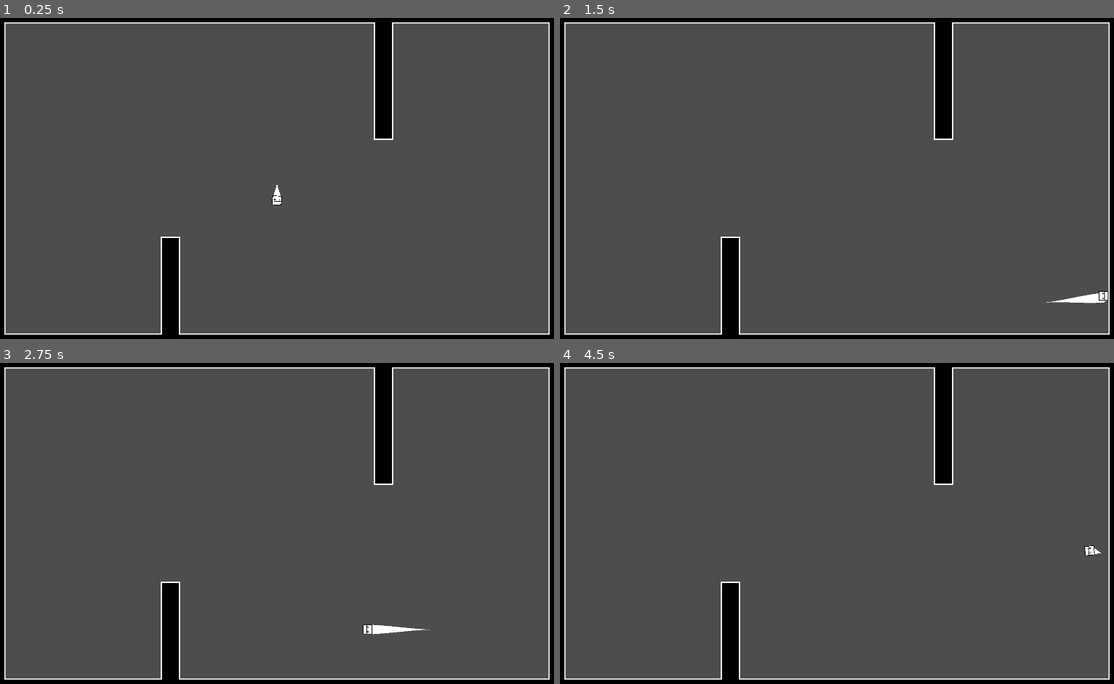
Above: before the commit, frames 1-4 (two rows, left to right).
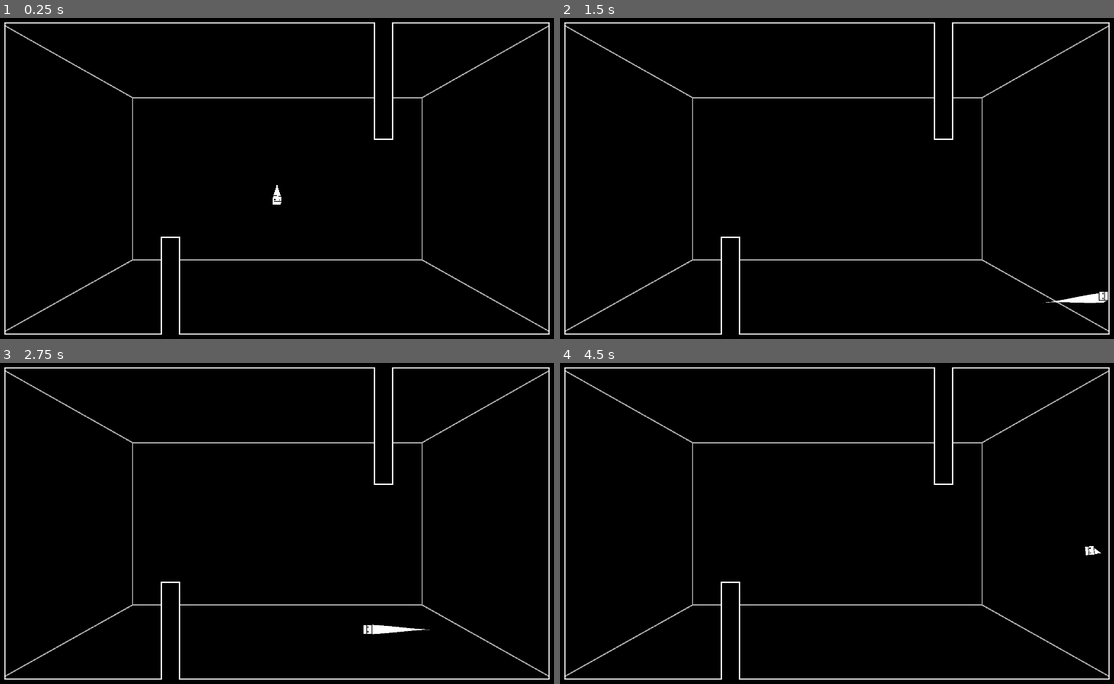
Above: after the commit, the same moments.

Repository: ofrench2003/Gravity-Shift
Game: Godot game, scene res://Scenes&Scripts/player/testing.tscn
Same seed, same stepped clock (60 frames per second), same inputs: the game is played once before the commit and once after it.
Inputs:
- Up to frame 1 (0.25 s): no input
- Up to frame 2 (1.5 s): tap Enter at 0.5 s; hold D (right) from 0.53 s (still down); tap W (up) at 0.77 s
- Up to frame 3 (2.75 s): tap W (up) at 1.52 s; release D (right) at 2.03 s; hold A (left) from 2.03 s (still down)
- Up to frame 4 (4.5 s): release A (left) at 2.78 s; hold D (right) 2.78-4.28 s; tap W (up) at 3.02, 3.77 s; hold A (left) from 4.28 s (still down)

The runs differ from the first frame. In frame 1, 93% of the frame differs, in the area x 0-100%, y 1-99%; in frame 2, 92%; in frame 3, 92%; in frame 4, 93%.

Commit message:
Bloom and BG
Added bloom effect to make the lights glow along with added a background for the first world

Diff:
--- a/Scenes&Scripts/player/player.gd
+++ b/Scenes&Scripts/player/player.gd
@@ -1,27 +1,32 @@
 extends CharacterBody2D
 
-enum {UP, DOWN, LEFT, RIGHT}
+## ANIMATION VARIABLES ##
 @onready var animation = $AnimationTree
 var blendSpeed = 15
-
 var downVal = 0
 var leftVal = 0
 var rightVal = 0
 
+## TRAIL VARIABLES ##
 var trailScene = preload("res://Scenes&Scripts/player/trail.tscn")
 
+## CONTROL VARIABLES ##
+enum {UP, DOWN, LEFT, RIGHT}
 var gravity = 20
 var direction = Vector2(0, gravity)
 var directionMagnitude = DOWN
 var slowSpeed = 10
 
+
 func _ready() -> void:
 	var trailInstance = trailScene.instantiate()
 	add_sibling.call_deferred(trailInstance)
 
+
 func _physics_process(delta: float) -> void:
 
-	## CONTROLS
+
+	## CONTROLS ##
 	if Input.is_action_just_pressed("fullscreen"):
 		if DisplayServer.window_get_mode() == DisplayServer.WINDOW_MODE_EXCLUSIVE_FULLSCREEN:
 			DisplayServer.window_set_mode(DisplayServer.WINDOW_MODE_WINDOWED)
@@ -30,7 +35,8 @@
 	if Input.is_action_just_pressed("quit"):
 		get_tree().quit()
 
-	## GRAVITY CONTROL
+
+	## GRAVITY CONTROL ##
 	if Input.is_action_pressed("up"):
 		direction = Vector2(0, -gravity)
 		directionMagnitude = UP
@@ -47,6 +53,7 @@
 	velocity += direction
 	move_and_slide()
 
+
 	## FRICTION
 	if (is_on_floor() or is_on_ceiling()) and directionMagnitude in [UP, DOWN]:
 		velocity.x = lerpf(velocity.x, 0, delta * slowSpeed)
@@ -54,7 +61,8 @@
 		if directionMagnitude in [LEFT, RIGHT]:
 			velocity.y = lerpf(velocity.y, 0, delta * slowSpeed)
 
-	## ANIMATIONS
+
+	## ANIMATIONS ##
 	animation["parameters/down/blend_amount"] = downVal
 	animation["parameters/left/blend_amount"] = leftVal
 	animation["parameters/right/blend_amount"] = rightVal
--- a/Scenes&Scripts/player/testing.tscn
+++ b/Scenes&Scripts/player/testing.tscn
@@ -1,9 +1,29 @@
-[gd_scene load_steps=3 format=4 uid="uid://ceykcn1tg03e8"]
+[gd_scene load_steps=5 format=4 uid="uid://ceykcn1tg03e8"]
 
 [ext_resource type="PackedScene" uid="uid://cdw2vme0du7xy" path="res://Scenes&Scripts/player/player.tscn" id="1_n2tkv"]
+[ext_resource type="Texture2D" uid="uid://bfsja4bbocuxu" path="res://Assets/terrain/white background.png" id="1_negid"]
 [ext_resource type="PackedScene" uid="uid://cykii0x6nbbx7" path="res://Scenes&Scripts/tilemaps/walls.tscn" id="2_shand"]
 
+[sub_resource type="Environment" id="Environment_jk7jy"]
+background_mode = 3
+glow_enabled = true
+glow_levels/1 = 16.0
+glow_levels/2 = 16.0
+glow_levels/3 = 16.0
+glow_levels/4 = 16.0
+glow_intensity = 0.1
+glow_strength = 0.8
+glow_mix = 0.282
+glow_blend_mode = 1
+glow_hdr_threshold = 0.0
+
 [node name="testing" type="Node2D"]
+
+[node name="Sprite2D" type="Sprite2D" parent="."]
+texture = ExtResource("1_negid")
+
+[node name="Sprite2D2" type="Sprite2D" parent="."]
+texture = ExtResource("1_negid")
 
 [node name="player" parent="." instance=ExtResource("1_n2tkv")]
 
@@ -12,3 +32,6 @@
 
 [node name="walls" parent="." instance=ExtResource("2_shand")]
 tile_map_data = PackedByteArray("AADw/wgAAQAIAAMAAADx/wgAAQAGAAMAAADy/wgAAQACAAMAAADz/wgAAQACAAMAAAD0/wgAAQACAAMAAAD1/w …(2144 unchanged characters)…
+
+[node name="WorldEnvironment" type="WorldEnvironment" parent="."]
+environment = SubResource("Environment_jk7jy")
--- a/Scenes&Scripts/player/trail.gd
+++ b/Scenes&Scripts/player/trail.gd
@@ -4,7 +4,7 @@
 var trailLength = 20
 var trailQueue : Array
 
-func _physics_process(delta: float) -> void:
+func _physics_process(_delta: float) -> void:
 	var pos = get_parent().get_node_or_null("player").global_position
 	trailQueue.push_front(pos)
 	if trailQueue.size() > trailLength:
--- a/project.godot
+++ b/project.godot
@@ -65,3 +65,7 @@
 common/physics_ticks_per_second=120
 common/physics_jitter_fix=0.0
 common/physics_interpolation=true
+
+[rendering]
+
+textures/canvas_textures/default_texture_filter=0
Binary file added: Assets/terrain/white background.png
Not shown, added: Assets/terrain/white background.png.import
Not shown: 1 places in Scenes&Scripts/player/trail.tscn that only renumber resources
